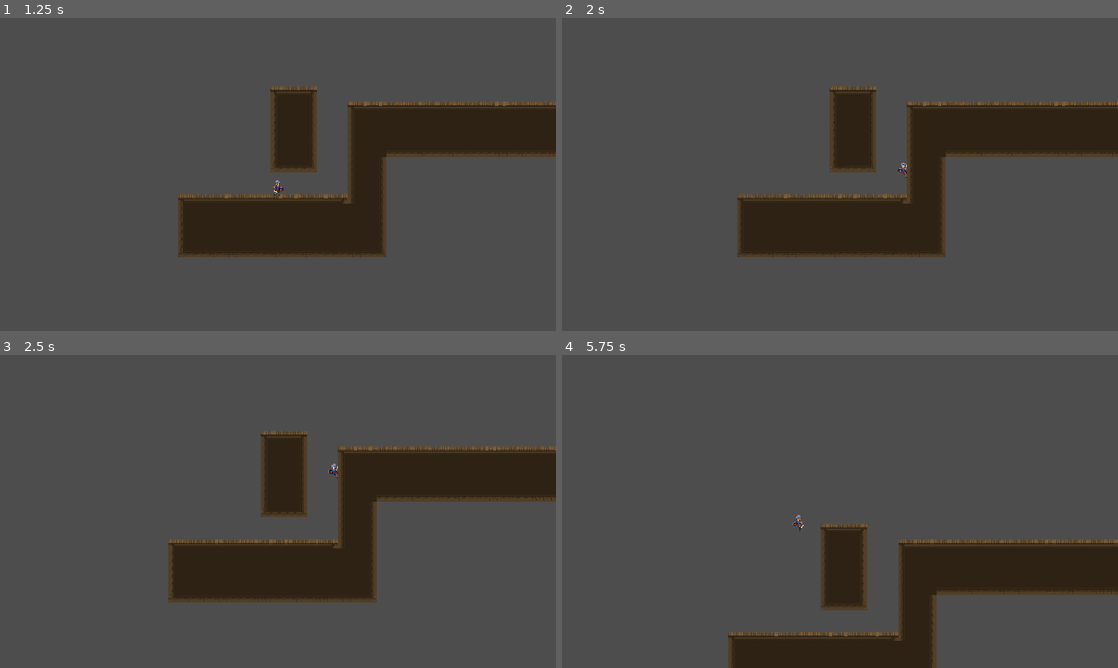
Above: before the commit, frames 1-4 (two rows, left to right).
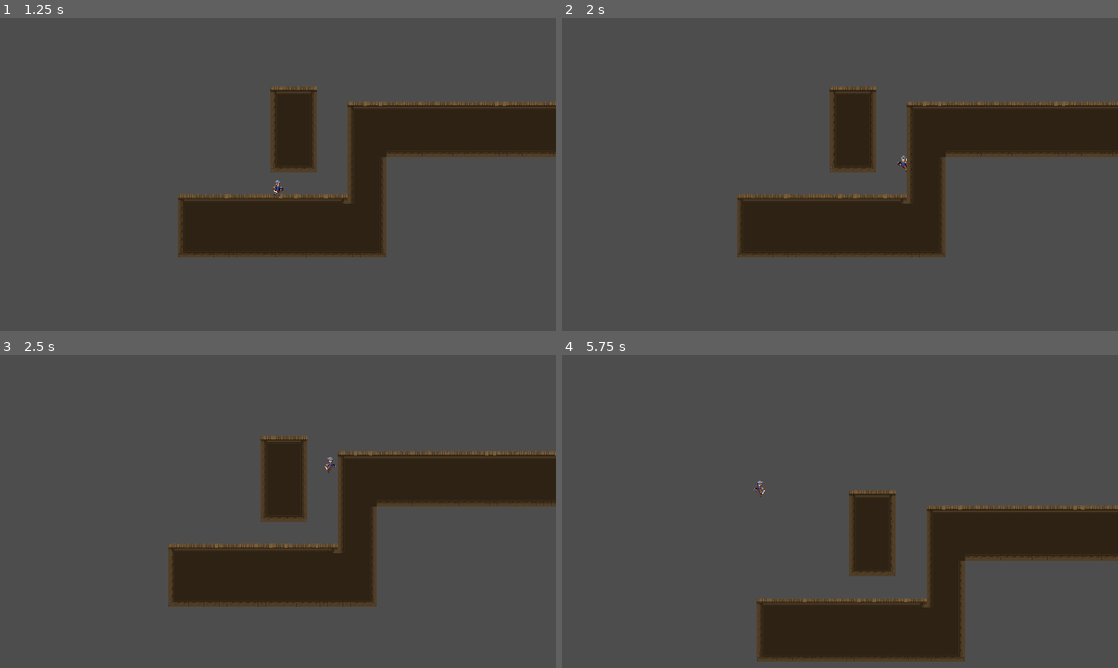
Above: after the commit, the same moments.

Repository: MRluUnity/godot-teaching-chapter-2
Game: Godot game, scene res://Scenes/Main/main.tscn
The game is run twice, just before and just after one commit, with the same random seed, the same clock (stepped at 60 frames per second) and the same inputs. Before the commit the project has no main scene; this scene is started directly in both runs.
Inputs:
- Up to frame 1 (1.25 s): click "开始游戏" at 0.5 s
- Up to frame 2 (2 s): tap Enter at 1.25 s; hold D (action_right) from 1.28 s (still down); tap Space (action_jump) at 1.35, 1.52, 1.82 s
- Up to frame 3 (2.5 s): keep holding D (action_right); tap Space (action_jump) at 2.1, 2.27 s
- Up to frame 4 (5.75 s): tap Space (action_jump) at 2.57, 2.85, 3.6, 3.77, 4.07, 4.35, 4.52, 4.82, 5.1, 5.27, 5.57 s; release D (action_right) at 2.78 s; hold A (action_left) 2.78-3.53 s; hold D (action_right) 3.53-5.03 s; hold A (action_left) from 5.03 s (still down)

Frame 1 is identical in both runs. In frame 2, less than 0.1% of the frame differs, in the area x 60-62%, y 44-52%; in frame 3, 4.5%; in frame 4, 19%, in the area x 29-100%, y 40-100%.

Commit message:
修复了之前蹬墙跳时可以向着墙壁跳跃实现类似爬墙的操作

Diff:
--- a/Scenes/Main/main.tscn
+++ b/Scenes/Main/main.tscn
@@ -135,9 +135,9 @@
 anchor_top = 0.5
 anchor_bottom = 0.5
 offset_left = 60.0
-offset_top = -50.0
+offset_top = 274.0
 offset_right = 132.0
-offset_bottom = 51.0
+offset_bottom = 375.0
 grow_vertical = 2
 
 [node name="StartGame" type="Button" parent="UI/MainMenuUI/VBoxContainer"]
--- a/Scenes/Player/player.gd
+++ b/Scenes/Player/player.gd
@@ -4,10 +4,12 @@
 @onready var animation_player: AnimationPlayer = $AnimationPlayer
 @onready var sprite_2d: Sprite2D = $Sprite2D
 @onready var collision_polygon_2d: CollisionPolygon2D = $CollisionPolygon2D
+@onready var head: RayCast2D = $CollisionPolygon2D/Head
+@onready var feet: RayCast2D = $CollisionPolygon2D/Feet
 
 
 @export var speed := 250.0
-@export var jump_speed := -300.0
+@export var jump_speed := -400.0
 @export var wall_jump_speed := Vector2(500, -350.0)
 
 
@@ -25,7 +27,7 @@
 
 
 func _process(delta: float) -> void:
-	if is_on_wall_only() and not is_wall_jump:
+	if is_wall_slide() and not is_wall_jump:
 		dir = -1 if sprite_2d.flip_h else 1
 	else :
 		dir = Input.get_axis("action_left", "action_right")
@@ -37,19 +39,19 @@
 	# 重力的变化
 	if is_wall_jump:
 		acceleration = speed / .2
-	elif not is_on_floor() and not is_on_wall_only():
+	elif not is_on_floor() and not is_wall_slide():
 		acceleration = speed / .2
 		velocity.y += gravity * delta
-	elif is_on_wall_only():
+	elif is_wall_slide():
 		velocity.y = 0
-		velocity.y += gravity * delta * .6
+		velocity.y += gravity * delta * .8
 
 	# 跳越的情况设置
 	if Input.is_action_just_pressed("action_jump"):
 		if is_on_floor():
 			air_time = 0
 			velocity.y = jump_speed
-		elif is_on_wall_only():
+		elif is_wall_slide():
 			is_wall_jump = true
 			velocity = wall_jump_speed
 			velocity.x *= get_wall_normal().x
@@ -61,7 +63,7 @@
 
 
 	# 角色的移动
-	velocity.x = move_toward(velocity.x, dir * speed, acceleration * delta) if not is_wall_jump else dir * speed
+	velocity.x = move_toward(velocity.x, dir * speed, acceleration * delta)
 
 	# 启用 velocity 移动
 	move_and_slide()
@@ -89,8 +91,11 @@
 		else :
 			animation_player.play("run")
 	else :
-		if is_on_wall_only():
+		if is_wall_slide():
 			animation_player.play("wall_slide")
 		else :
 			animation_player.play("jump")
 #endregion
+
+func is_wall_slide() -> bool:
+	return head.is_colliding() and feet.is_colliding() and is_on_wall() and not is_on_floor()
--- a/Scenes/Player/player.tscn
+++ b/Scenes/Player/player.tscn
@@ -290,6 +290,16 @@
 [node name="CollisionPolygon2D" type="CollisionPolygon2D" parent="."]
 polygon = PackedVector2Array(-9, -4, 5, -4, 5, 28, -9, 28)
 
+[node name="Head" type="RayCast2D" parent="CollisionPolygon2D"]
+position = Vector2(0, -2)
+target_position = Vector2(10, 0)
+collision_mask = 8
+
+[node name="Feet" type="RayCast2D" parent="CollisionPolygon2D"]
+position = Vector2(0, 24)
+target_position = Vector2(10, 0)
+collision_mask = 8
+
 [node name="AnimationPlayer" type="AnimationPlayer" parent="."]
 libraries = {
 "": SubResource("AnimationLibrary_7eqso")
--- a/Scenes/Worlds/world.tscn
+++ b/Scenes/Worlds/world.tscn
@@ -1344,9 +1344,9 @@
 anchor_top = 0.5
 anchor_bottom = 0.5
 offset_left = 60.0
-offset_top = 274.0
+offset_top = -50.0
 offset_right = 148.0
-offset_bottom = 375.0
+offset_bottom = 51.0
 grow_vertical = 2
 
 [node name="ContinueGame" type="Button" parent="UI/PausedUI/VBoxContainer"]
--- a/Scripts/HealthSystem/health_system.gd
+++ b/Scripts/HealthSystem/health_system.gd
@@ -15,6 +15,9 @@
 			current_health = max_health
 
 
+var is_slow_heal := false
+var slow_heal_time := 0.0
+
 #region 恢复血量
 func heal(v : float) -> void:
 	current_health += v
@@ -24,3 +27,19 @@
 func hurt(v : float) -> void:
 	current_health -= v
 #endregion
+
+#region 缓慢回血
+#func slow_heal(v : float, time : float) -> void:
+	#slow_heal_time = 0.0
+	#is_slow_heal = true
+	#if time <= 0:
+		#is_slow_heal = false
+	#while time > 0:
+		#if slow_heal_time >= .5:
+			#heal(v)
+			#time -= .5
+
+
+#func _physics_process(delta: float) -> void:
+	#if is_slow_heal:
+		#slow_heal_time += delta
--- a/project.godot
+++ b/project.godot
@@ -11,6 +11,7 @@
 [application]
 
 config/name="Godot2D横板"
+run/main_scene="res://Scenes/Main/main.tscn"
 config/features=PackedStringArray("4.2", "Forward Plus")
 config/icon="res://icon.svg"
 
@@ -20,6 +21,7 @@
 
 [display]
 
+window/size/always_on_top=true
 window/stretch/mode="canvas_items"
 window/stretch/aspect="expand"
 
